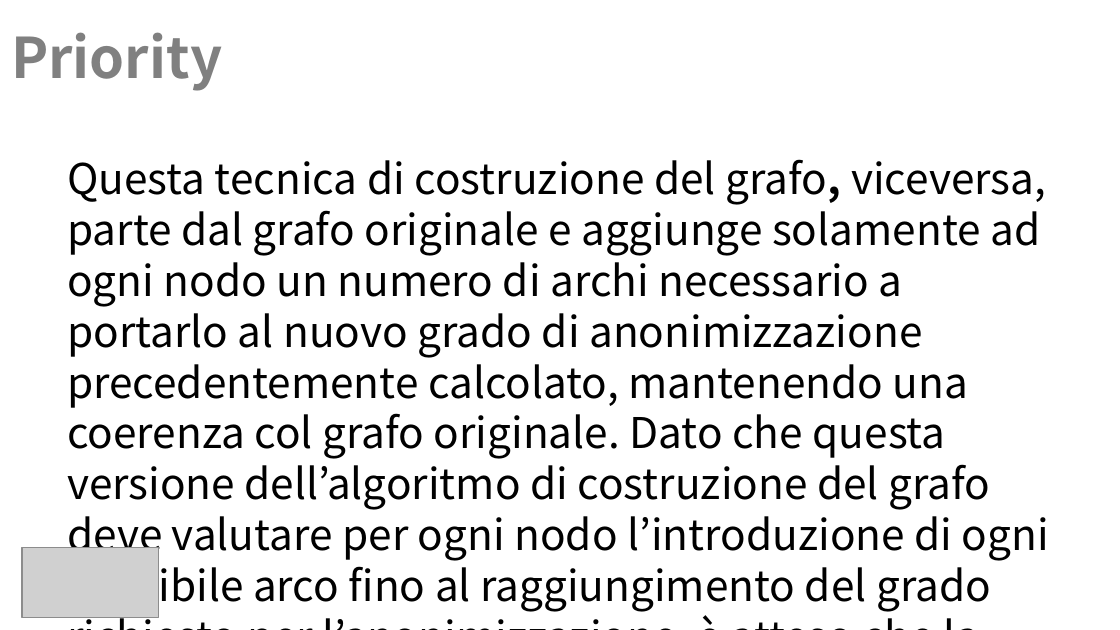
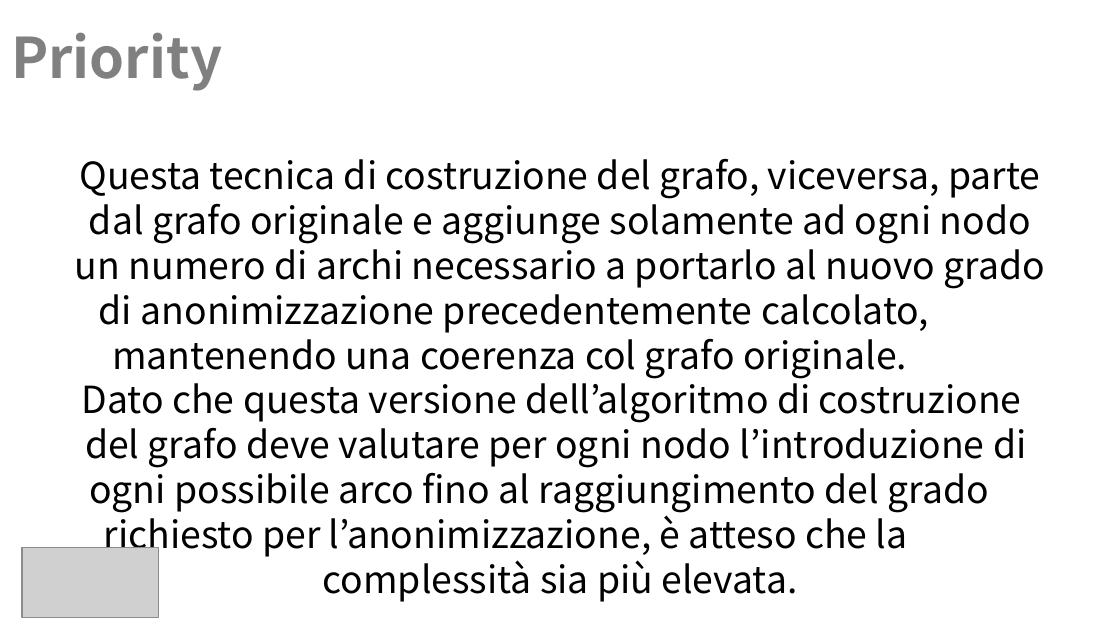
Before and after one commit to Navypowder/DP-P-project, a slide deck: slide 11 of Presentation/Towards_Identity_Anonymization_on_graph(K-degree anonymization).pptx. Drawn at 1120x630 pixels with LibreOffice and Linux fonts; fonts in the diff are those of the drawing; grey boxes stand for pictures; background and template pictures are left out. Boxes give left, top, right and bottom in pixels: in the first picture for what was removed or moved away, otherwise in the second. Text is boxed around its words. In the diff, an @@ line names an element or a change of style, - is before the commit and + after.

```diff
--- a/Presentation/Towards_Identity_Anonymization_on_graph(K-degree anonymization).pptx
+++ b/Presentation/Towards_Identity_Anonymization_on_graph(K-degree anonymization).pptx
@@ text "Questa tecnica di costruzione del ..." at [75,159,1045,558]: size 27.2 to 24 pt; bold off in "grafo,"; alignment left to centre @@
```
Also in this commit, not shown: 9 other slides changed.
